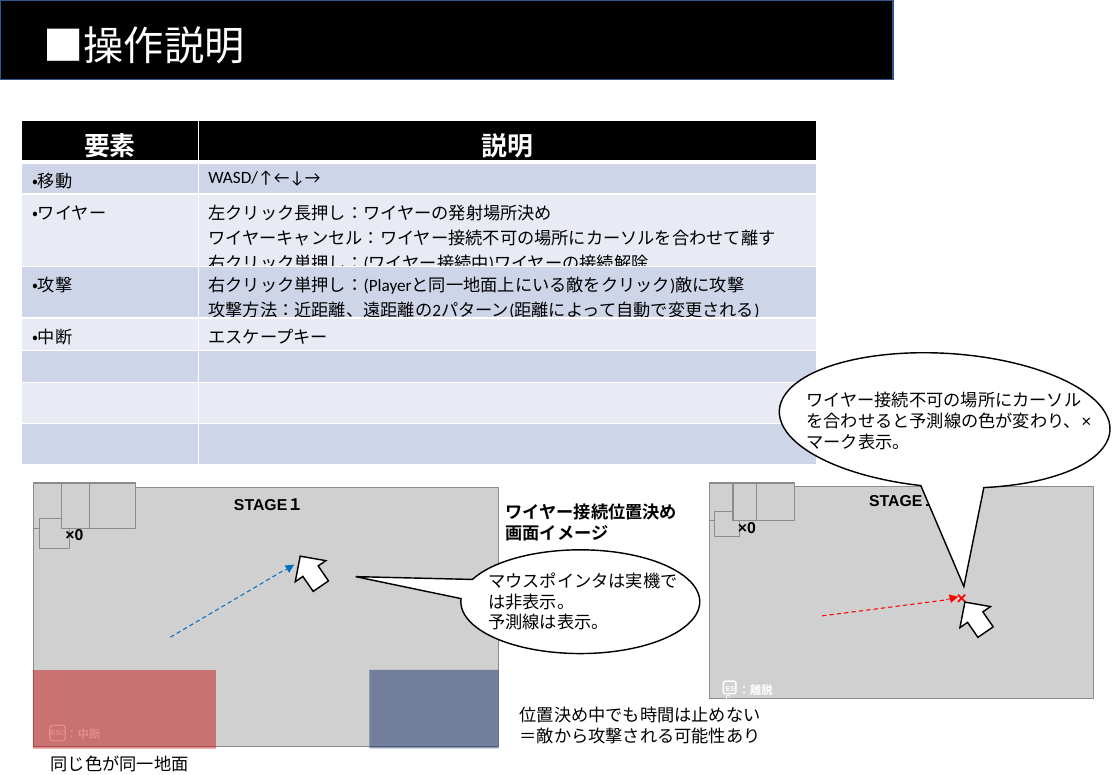
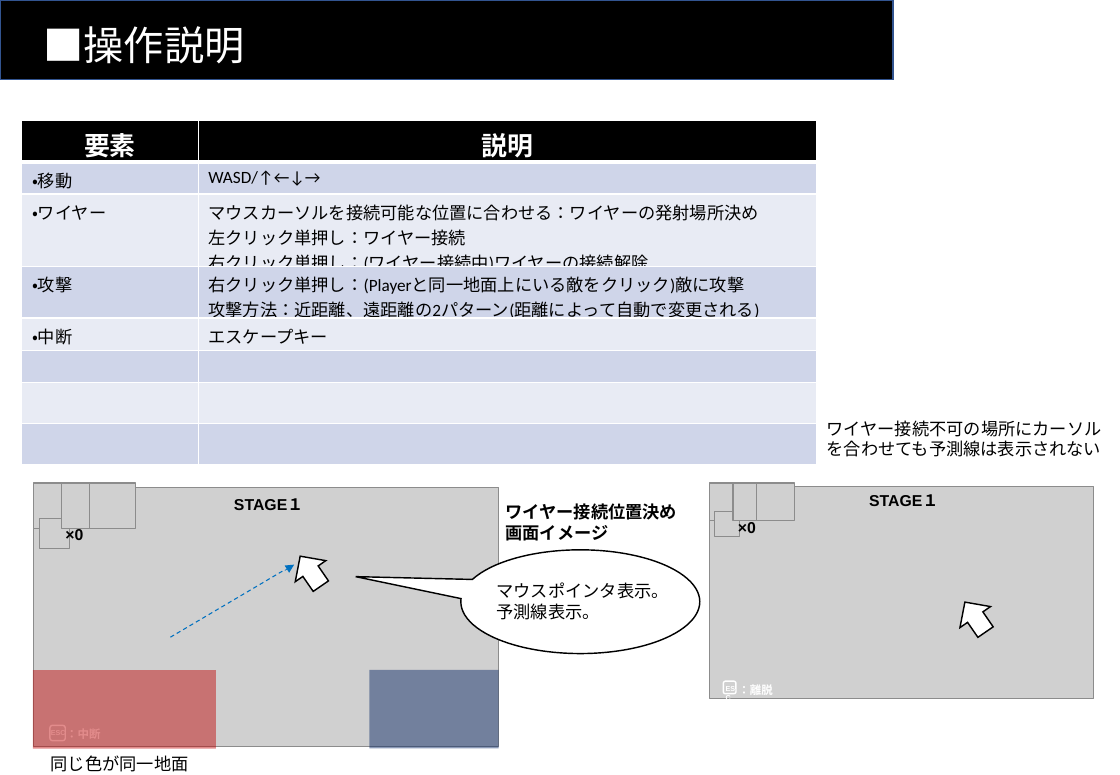
Before and after one commit to Koha58/FLUFF_SWING, a slide deck: slide 4 of Assets/Specs/仕様書.pptx. Drawn at 1120x775 pixels with LibreOffice and Linux fonts; fonts in the diff are those of the drawing; grey boxes stand for pictures. Boxes give left, top, right and bottom in pixels: in the first picture for what was removed or moved away, otherwise in the second. Text is boxed around its words. In the diff, an @@ line names an element or a change of style, - is before the commit and + after.

Commit message:
Playerがワイヤー接続からすぐに切断された際、ジャンプアニメーションが意図せずループするのを修正。 アニメーション速度を調整。 ワイヤーの予測ラインを表示できるようにした。 ワイヤー接続中にワイヤーを再接続できないようにした。

```diff
--- a/Assets/Specs/仕様書.pptx
+++ b/Assets/Specs/仕様書.pptx
@@ table at box(22, 121, 817, 465) @@
-row 3, column 2: 左クリック長押し：ワイヤーの発射場所決め / ワイヤーキャンセル：ワイヤー接続不可の場所にカーソルを合わせて離す / 右クリック単押し：(ワイヤー接続中)ワイヤーの接続解除
+row 3, column 2: マウスカーソルを接続可能な位置に合わせる：ワイヤーの発射場所決め / 左クリック単押し：ワイヤー接続 / 右クリック単押し：(ワイヤー接続中)ワイヤーの接続解除
@@ speech bubble removed at box(776, 344, 1114, 498) @@
@@ text at box(827, 420, 1102, 457): text changed @@
-ワイヤー接続不可の場所にカーソルを合わせると予測線の色が変わり、×マーク表示。
+ワイヤー接続不可の場所にカーソルを合わせても予測線は表示されない
@@ text at box(497, 582, 669, 620): text changed @@
-マウスポインタは実機では非表示。
-予測線は表示。
+マウスポインタ表示。
+予測線表示。
@@ arrow removed from (946, 600) to (959, 597) @@
@@ text removed at box(946, 583, 993, 614) @@
-×
@@ line removed from (822, 616) to (945, 601) @@
@@ text removed at box(520, 706, 761, 744) @@
-位置決め中でも時間は止めない
-＝敵から攻撃される可能性あり
```
Also in this commit, not shown: 1 other slide changed, 16 other files.
